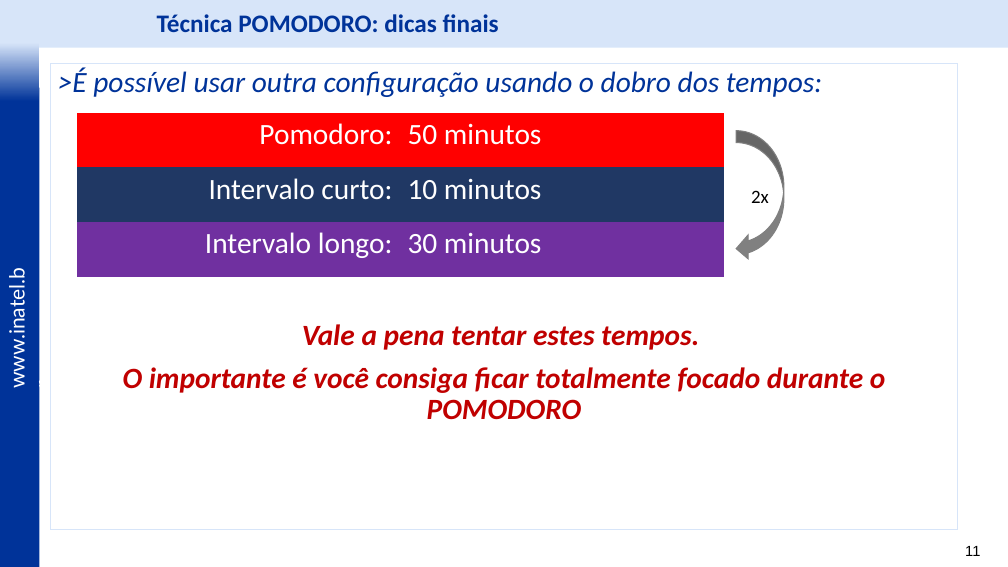
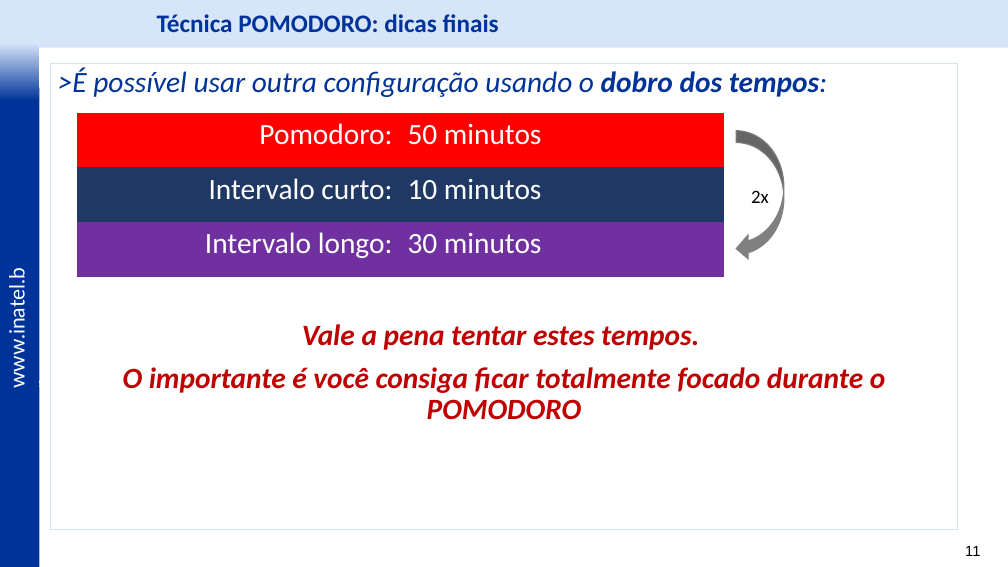
Before and after one commit to vitor-figueiredo/Lab_ProdutividadePessoal, a slide deck: slide 11 of IDP Labs - PRODUTIVIDADE PESSOAL- v2.pptx. Drawn at 1008x567 pixels with LibreOffice and Linux fonts; fonts in the diff are those of the drawing; background and template pictures are left out. Boxes give left, top, right and bottom in pixels: in the first picture for what was removed or moved away, otherwise in the second. Text is boxed around its words. In the diff, an @@ line names an element or a change of style, - is before the commit and + after.

```diff
--- a/IDP Labs - PRODUTIVIDADE PESSOAL- v2.pptx
+++ b/IDP Labs - PRODUTIVIDADE PESSOAL- v2.pptx
@@ text in rectangle at box(58, 67, 827, 97): bold on in "dobro dos tempos:" @@
```
Also in this commit, not shown: 1 other slide changed.
